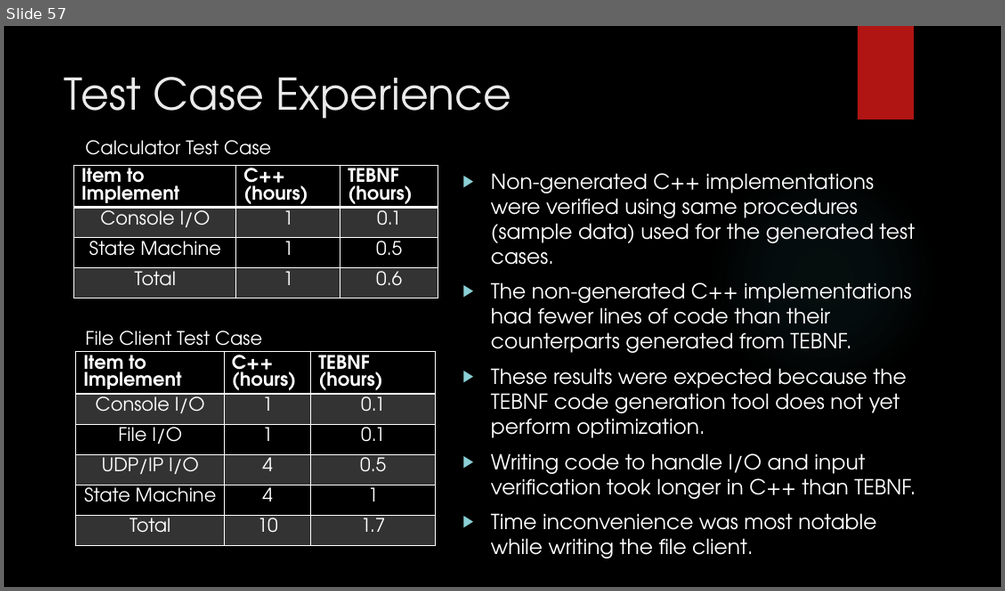
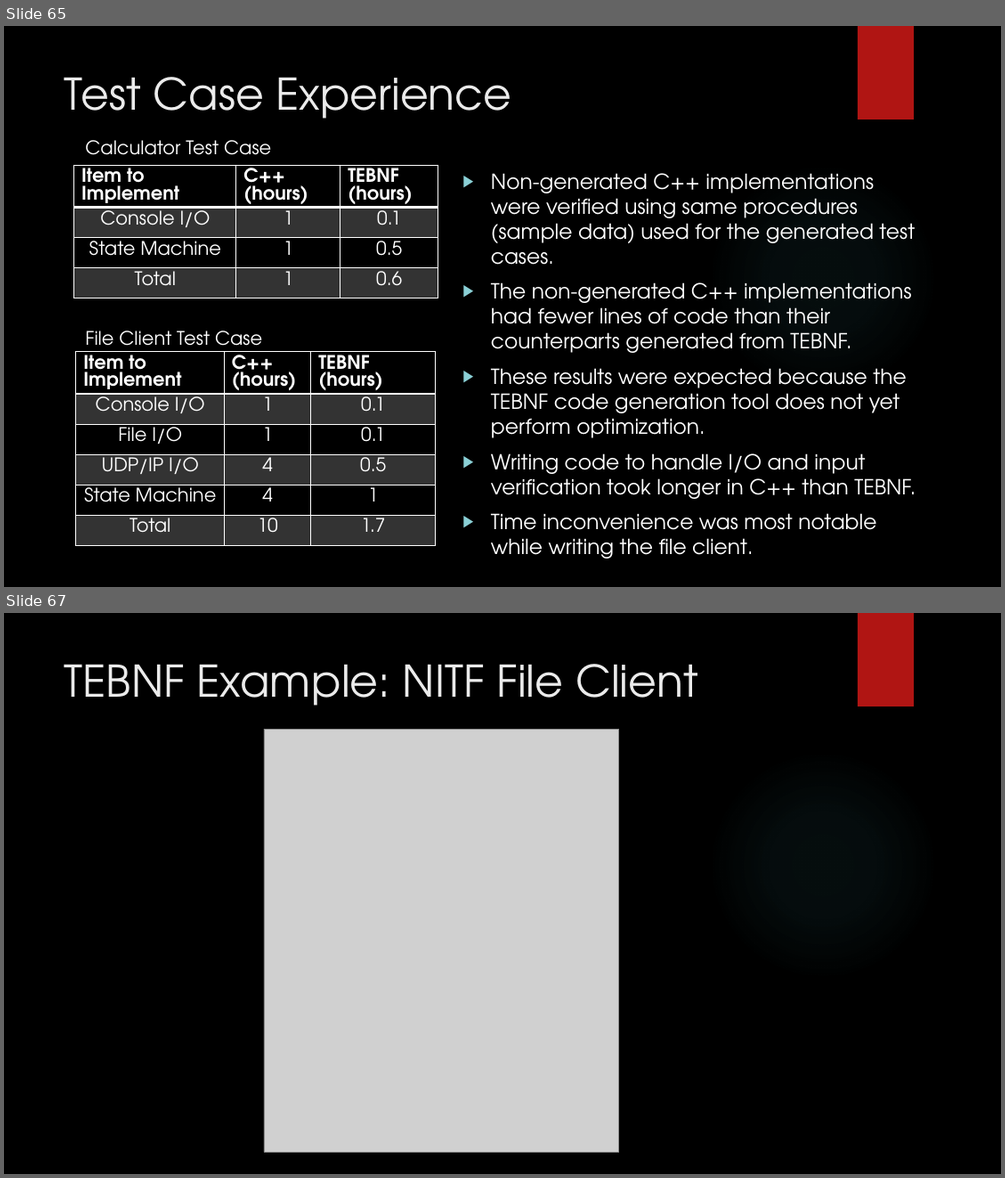
Before and after one commit to JasonGYoung/ProjectReport, a slide deck: DefensePresentation.pptx. Shown one above the other, each under a label of ours: slide 57 before the commit, slides 65 and 67 after it; the slides between them are not shown. The pictures are 1005x591 and 1005x1178 pixels, drawn with LibreOffice and Linux fonts; fonts in the diff are those of the drawing; grey boxes stand for pictures; background and template pictures are left out. Boxes give left, top, right and bottom in pixels: in the first picture for what was removed or moved away, otherwise in the second. Text is boxed around its words. In the diff, an @@ line names an element or a change of style, - is before the commit and + after.

Commit message:
Added some TEBNF code listings.

```diff
--- a/DefensePresentation.pptx
+++ b/DefensePresentation.pptx
@@ slide 67 added at (4,613,1001,1174), background picture (left out); not listed: 2 template elements that a slide beside it also shows @@
@@ title added at (65,664,698,706), 42 pt, text #EBEBEB @@
+TEBNF Example: NITF File Client
@@ picture added at (264,729,619,1152) @@
@@ what was slide 57 is now slide 65 @@
```
Also in this commit, not shown: 4 slides changed, 3 other slides added, 1 slide removed.
